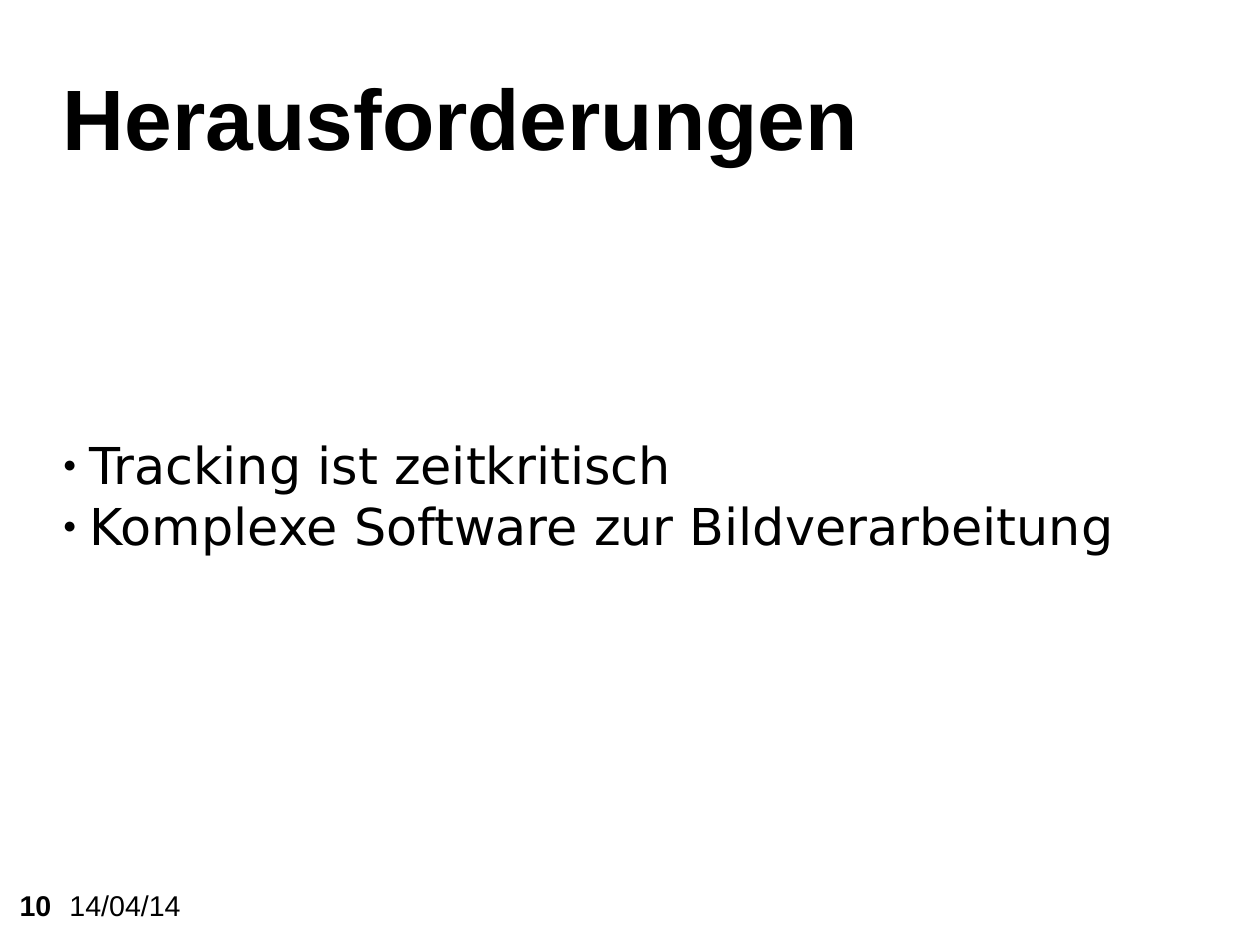
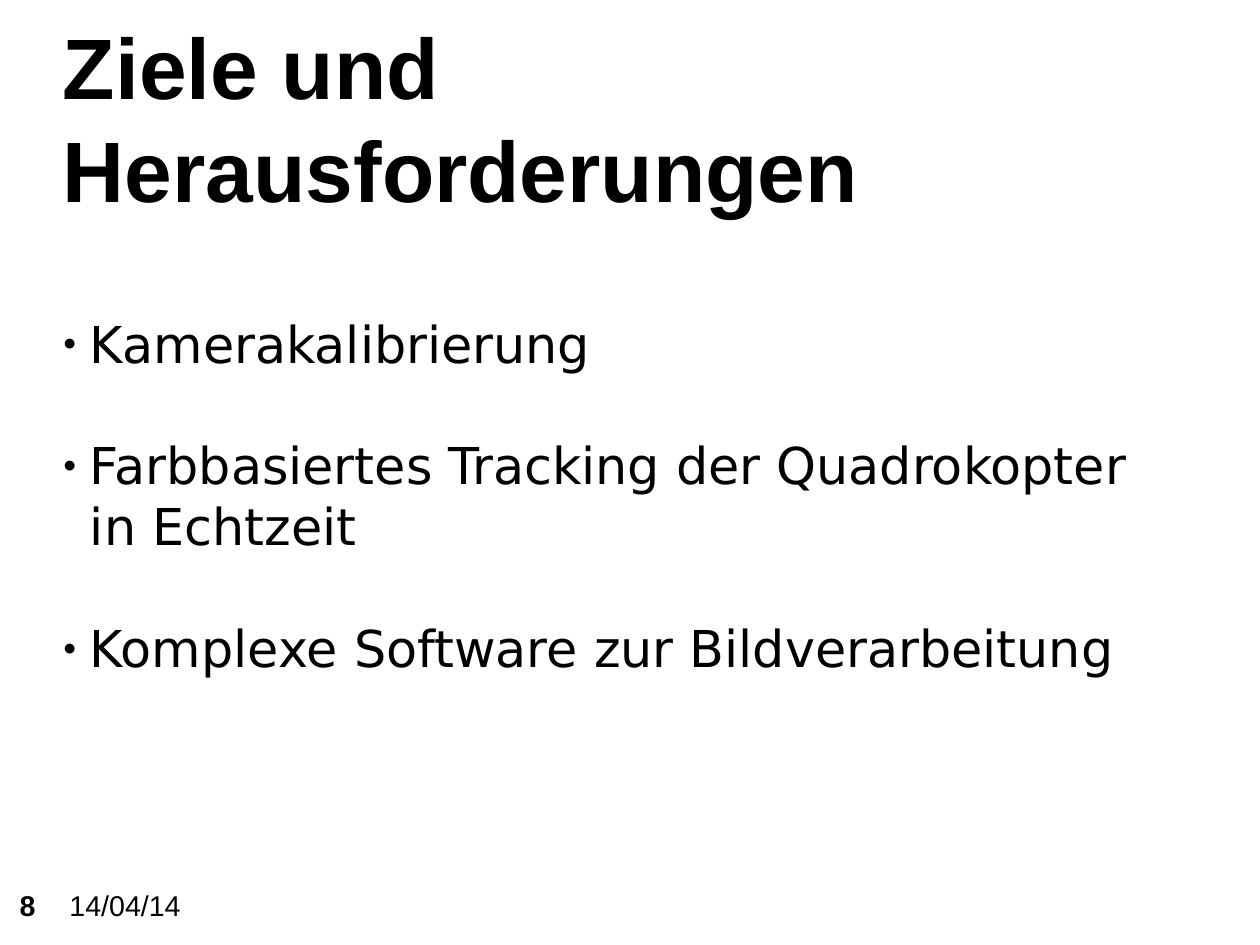
Before and after one commit to KITrokopter/Presentation, a slide deck: slide 8 of PresentationInTotal v0.1.odp (slide 10 before the commit). Drawn at 1260x945 pixels with LibreOffice and Linux fonts; fonts in the diff are those of the drawing; background and template pictures are left out. Boxes give left, top, right and bottom in pixels: in the first picture for what was removed or moved away, otherwise in the second. Text is boxed around its words. In the diff, an @@ line names an element or a change of style, - is before the commit and + after.

```diff
--- a/PresentationInTotal v0.1.odp
+++ b/PresentationInTotal v0.1.odp
@@ title at [63,37,858,218]: text changed @@
-Herausforderungen
+Ziele und Herausforderungen
@@ subtitle at [90,324,1126,546]: text changed @@
-● Tracking ist zeitkritisch
+● Kamerakalibrierung
+● Farbbasiertes Tracking der Quadrokopter
+in Echtzeit
@@ page number at [20,896,36,917]: text changed @@
-10
+8
```
Also in this commit, not shown: 6 other slides changed, 2 slides removed.
